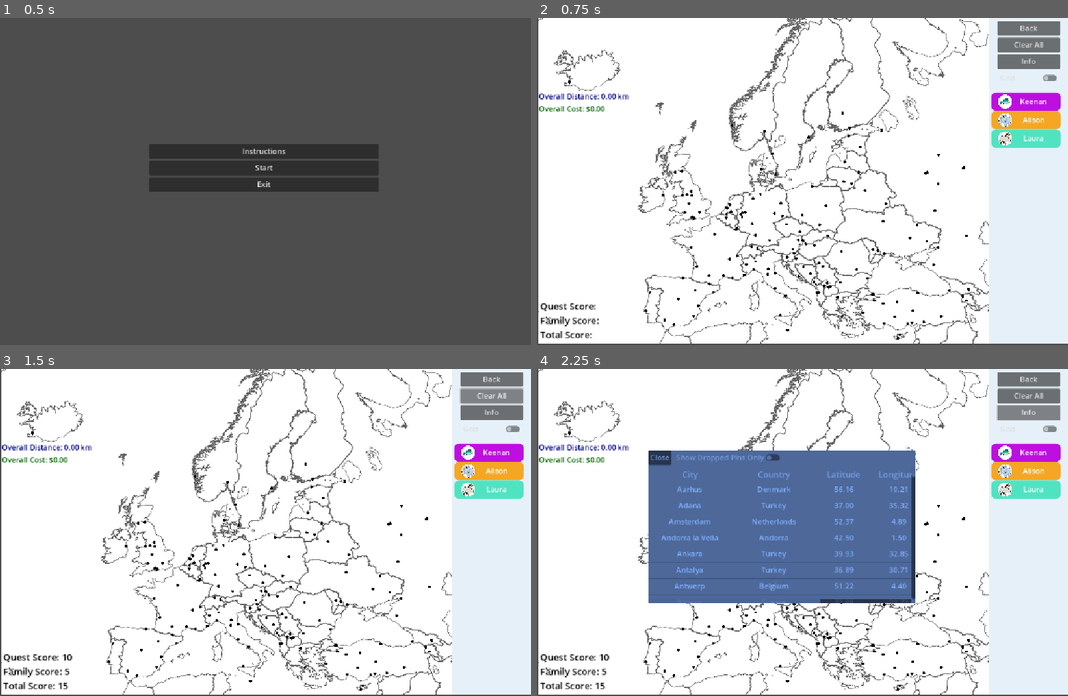
Above: before the commit, frames 1-4 (two rows, left to right).
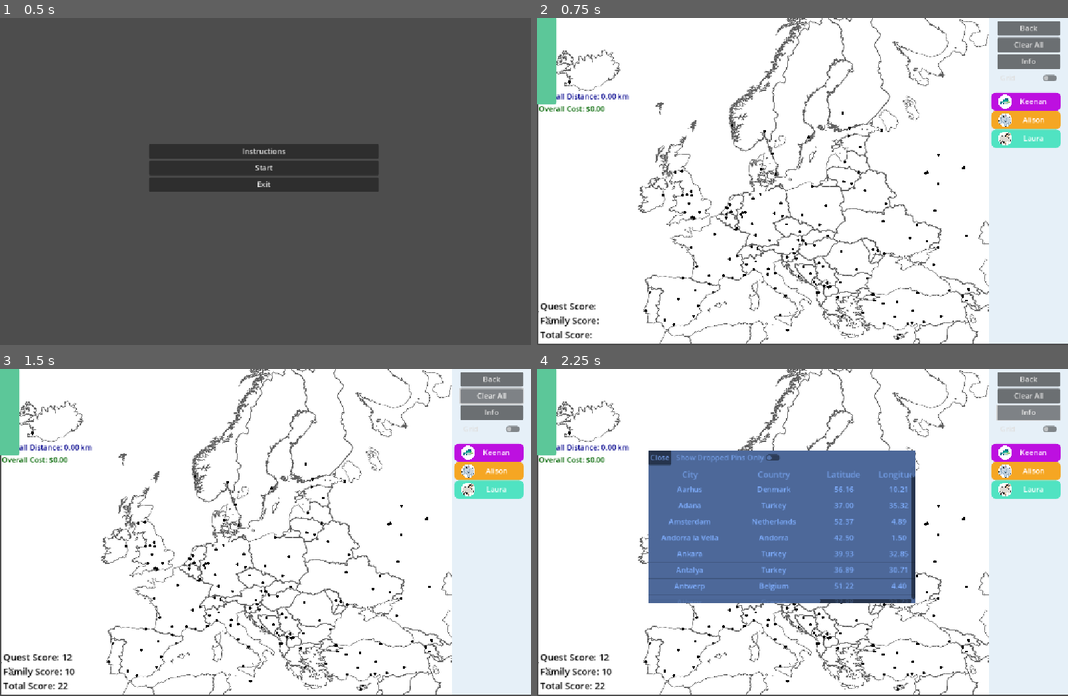
Above: after the commit, the same moments.

Repository: CanadianBoson/family-vacation
Game: Godot game, scene res://main_menu.tscn
The game is run twice, just before and just after one commit, with the same random seed, the same clock (stepped at 60 frames per second) and the same inputs.
Inputs:
- Up to frame 1 (0.5 s): no input
- Up to frame 2 (0.75 s): click "Start" at 0.5 s
- Up to frame 3 (1.5 s): click "Clear All" at 1.25 s
- Up to frame 4 (2.25 s): click "Info" at 2 s

Frame 1 is identical in both runs. In frame 2, 1.0% of the frame differs, in the area x 0-4%, y 0-27%; in frame 3, 1.0%, in the area x 0-15%, y 0-98%; in frame 4, 1.0%.

Commit message:
feat: add hover timer, more quests

Diff:
--- a/dropdown_data.json
+++ b/dropdown_data.json
@@ -53,7 +53,7 @@
 	"NoCapitals": {
 	  "text": "Plan a route that avoids all capital cities",
 	  "difficulty": 1,
-	  "incompatible": ["SomeCapitals"]
+	  "incompatible": ["SomeCapitals", "AllCapitals"]
 	},
 	"SomeCapitals": {
 	  "text": "Plan a route that goes to at least one capital city",
@@ -130,6 +130,16 @@
 	  "difficulty": 1,
 	  "incompatible": []
 	},
+	"StayAwayES": {
+	  "text": "Don't get within 200km of any Spanish city",
+	  "difficulty": 1,
+	  "incompatible": []
+	},
+	"StayAwayTR": {
+	  "text": "Don't get within 200km of any Turkish city",
+	  "difficulty": 1,
+	  "incompatible": []
+	},
 	"UniqueCityLetters": {
 	  "text": "Every city must start with a different letter",
 	  "difficulty": 4,
@@ -225,5 +235,30 @@
 	  "difficulty": 5,
 	  "incompatible": ["MaxJourneyDistance"]
 	},
+	"AllCapitals": {
+	  "text": "Only visit capitals",
+	  "difficulty": 3,
+	  "incompatible": ["NoCapitals"]
+	},
+	"TrainsWE": {
+	  "text": "All trains should go more West-East than North-South",
+	  "difficulty": 3,
+	  "incompatible": ["TrainsNS"]
+	},
+	"TrainsNS": {
+	  "text": "All trains should go more North-South than West-East",
+	  "difficulty": 3,
+	  "incompatible": ["TrainsWE"]
+	},
+	"PlanesWE": {
+	  "text": "All planes should go more West-East than North-South",
+	  "difficulty": 3,
+	  "incompatible": ["PlanesNS"]
+	},
+	"PlanesNS": {
+	  "text": "All planes should go more North-South than West-East",
+	  "difficulty": 3,
+	  "incompatible": ["PlanesWE"]
+	},
   }
 }
--- a/game_scene.gd
+++ b/game_scene.gd
@@ -32,6 +32,16 @@
 @onready var score_value_label = $ScoreTracker/ScoreValueLabel
 @onready var vertical_menu = $VerticalMenu # <-- Make sure you have this reference
 
+@onready var detailed_info_box = $DetailedInfoBox
+@onready var info_city_name = $DetailedInfoBox/VBoxContainer/CityNameLabel
+@onready var info_country = $DetailedInfoBox/VBoxContainer/CountryLabel
+@onready var info_lat = $DetailedInfoBox/VBoxContainer/LatLabel
+@onready var info_lon = $DetailedInfoBox/VBoxContainer/LonLabel
+@onready var info_population = $DetailedInfoBox/VBoxContainer/PopulationLabel
+@onready var info_capital = $DetailedInfoBox/VBoxContainer/CapitalLabel
+@onready var info_eu = $DetailedInfoBox/VBoxContainer/EULabel
+@onready var hover_timer = $HoverTimer
+
 var CAR_COLOR = Color.GREEN  # Green
 var BOAT_COLOR = Color.BLUE  # Blue
 var TRAIN_COLOR = Color.DARK_ORCHID
@@ -39,6 +49,7 @@
 
 # This defines how close (in pixels) the user must click to a valid spot.
 const CLICK_RADIUS = 3.0
+var currently_hovered_data = null
 
 # Store the currently hovered location data to display its city.
 var hovered_location_data = null
@@ -54,6 +65,12 @@
 	# Load pin locations via PinManager
 	pin_manager._load_pin_locations()
 
+		# --- Configure the Hover Timer ---
+	hover_timer.wait_time = 1.0 # 1-second delay
+	hover_timer.one_shot = true
+	hover_timer.timeout.connect(_on_hover_timer_timeout)
+	# -------------------------------
+
 	# Request a redraw after loading locations to show the circles.
 	queue_redraw()
 
@@ -88,38 +105,47 @@
 		_print_tree_with_types(child, indent + "  ")
 
 # This function is called for every input event.
-func _unhandled_input(event):
-	var click_position = event.position
-	var data_changed : bool = false
-	# Handle mouse clicks for dropping/removing pins.
+func _unhandled_input(event: InputEvent):
 	if event is InputEventMouseButton and event.is_pressed():
+		var click_position = event.position
+		var data_changed = false
 		if event.button_index == MOUSE_BUTTON_LEFT:
-			# Left-click to place a pin
-			var placed = pin_manager.place_pin_at_click(click_position, CLICK_RADIUS)
-			if placed:
+			if pin_manager.place_pin_at_click(click_position, CLICK_RADIUS):
 				data_changed = true
-
 		elif event.button_index == MOUSE_BUTTON_RIGHT:
-			# Right-click to remove a pin and its connecting lines
-			var removed = pin_manager.remove_pin_at_click(click_position, CLICK_RADIUS)
-			if removed:
+			if pin_manager.remove_pin_at_click(click_position, CLICK_RADIUS):
 				data_changed = true
-
 		if data_changed:
 			_update_game_state()
 
-	# Handle mouse motion for hovering and displaying city names.
 	if event is InputEventMouseMotion:
-		var mouse_position = event.position
-		var hovered_data = pin_manager.get_hovered_location(mouse_position, CLICK_RADIUS)
+		var mouse_pos = event.position
+		var hovered_data = pin_manager.get_hovered_location(mouse_pos, CLICK_RADIUS)
 
 		if hovered_data:
-			hover_label.text = hovered_data.city
-			hover_label.set("theme_override_colors/font_color", Color.DARK_ORCHID)
-			hover_label.position = mouse_position + Vector2(15, -10) # Offset label
-			hover_label.show()
+			# If we move over a NEW city
+			if hovered_data != currently_hovered_data:
+				currently_hovered_data = hovered_data
+
+				# Immediately show the simple label
+				hover_label.text = hovered_data.city
+				hover_label.add_theme_color_override("font_color", Color.DARK_BLUE)
+				hover_label.position = mouse_pos + Vector2(15, -10)
+				hover_label.show()
+
+				# Hide the detailed box and start the 1-second timer
+				detailed_info_box.hide()
+				hover_timer.start()
+			else:
+				# If we are still hovering the same city, just update UI positions
+				hover_label.position = mouse_pos + Vector2(15, -10)
+				_update_detailed_box_position()
 		else:
+			# If the mouse is not over any city, hide everything and stop the timer
+			currently_hovered_data = null
 			hover_label.hide()
+			detailed_info_box.hide()
+			hover_timer.stop()
 
 # This function is called when the node needs to be drawn.
 func _draw():
@@ -152,6 +178,52 @@
 
 			draw_line(start_point, end_point, line_color, 2)
 
+# --- New function called when the HoverTimer finishes ---
+func _on_hover_timer_timeout():
+	# Check if we are still hovering over the same city when the timer ends
+	if currently_hovered_data:
+		# Hide the simple label
+		hover_label.hide()
+
+		# Populate the detailed box with the stored data
+		_populate_detailed_info(currently_hovered_data)
+		_update_detailed_box_position()
+		detailed_info_box.show()
+
+# --- New helper function to fill the detailed info box labels ---
+func _populate_detailed_info(data):
+	info_city_name.text = data.get("city", "N/A")
+	info_country.text = "Country: " + data.get("country", "N/A")
+
+	info_lat.text = "Latitude: " + str(data.get("lat"))
+	info_lon.text = "Longitude: " + str(data.get("lng"))
+
+	var pop_val = data.get("population", 0)
+	info_population.text = "Population: " + str(int(pop_val / 1000)) + "k"
+
+	var is_capital_text = "Yes" if data.get("is_capital", false) else "No"
+	info_capital.text = "Capital: " + is_capital_text
+
+	var is_eu_text = "Yes" if data.get("is_eu", false) else "No"
+	info_eu.text = "EU: " + is_eu_text
+
+func _update_detailed_box_position():
+	var mouse_pos = get_global_mouse_position()
+	var screen_height = get_viewport_rect().size.y
+	var box_size = detailed_info_box.size
+
+	var new_pos = Vector2()
+
+	# If the mouse is in the bottom half of the screen
+	if mouse_pos.y > screen_height / 2:
+		# Position the box above the cursor
+		new_pos = mouse_pos + Vector2(15, -box_size.y - 15)
+	else:
+		# Position the box below the cursor (original behavior)
+		new_pos = mouse_pos + Vector2(15, 15)
+
+	detailed_info_box.position = new_pos
+
 # This function is called when the "Info" button is pressed.
 func _on_info_button_pressed():
 	# We pass all the valid location data from PinManager to the popup.
--- a/game_scene.tscn
+++ b/game_scene.tscn
@@ -108,6 +108,17 @@
 &"popup_info": SubResource("Animation_mj2jn")
 }
 
+[sub_resource type="StyleBoxFlat" id="StyleBoxFlat_udeyl"]
+bg_color = Color(0.360784, 0.780392, 0.6, 1)
+corner_radius_top_left = 5
+corner_radius_top_right = 5
+corner_radius_bottom_right = 5
+corner_radius_bottom_left = 5
+expand_margin_left = 2.0
+expand_margin_top = 2.0
+expand_margin_right = 2.0
+expand_margin_bottom = 2.0
+
 [node name="GameScene" type="Node2D"]
 script = ExtResource("1_po0ka")
 metadata/_edit_horizontal_guides_ = [360.0]
@@ -289,6 +300,38 @@
 theme_override_font_sizes/font_size = 20
 text = "Total Score: "
 
+[node name="DetailedInfoBox" type="PanelContainer" parent="."]
+z_index = 3
+offset_right = 40.0
+offset_bottom = 40.0
+theme_override_styles/panel = SubResource("StyleBoxFlat_udeyl")
+
+[node name="VBoxContainer" type="VBoxContainer" parent="DetailedInfoBox"]
+layout_mode = 2
+
+[node name="CityNameLabel" type="Label" parent="DetailedInfoBox/VBoxContainer"]
+layout_mode = 2
+
+[node name="CountryLabel" type="Label" parent="DetailedInfoBox/VBoxContainer"]
+layout_mode = 2
+
+[node name="LatLabel" type="Label" parent="DetailedInfoBox/VBoxContainer"]
+layout_mode = 2
+
+[node name="LonLabel" type="Label" parent="DetailedInfoBox/VBoxContainer"]
+layout_mode = 2
+
+[node name="PopulationLabel" type="Label" parent="DetailedInfoBox/VBoxContainer"]
+layout_mode = 2
+
+[node name="CapitalLabel" type="Label" parent="DetailedInfoBox/VBoxContainer"]
+layout_mode = 2
+
+[node name="EULabel" type="Label" parent="DetailedInfoBox/VBoxContainer"]
+layout_mode = 2
+
+[node name="HoverTimer" type="Timer" parent="."]
+
 [connection signal="pressed" from="MenuButtons/VBoxContainer/BackButton" to="." method="_on_back_button_pressed"]
 [connection signal="pressed" from="MenuButtons/VBoxContainer/ClearAllButton" to="." method="_on_clear_all_button_pressed"]
 [connection signal="pressed" from="MenuButtons/VBoxContainer/InfoButton" to="." method="_on_info_button_pressed"]
--- a/quest_manager.gd
+++ b/quest_manager.gd
@@ -39,9 +39,14 @@
 		"NoCrossThree": {"func": _check_cross_three, "expected": false},
 		"OnlyObtuse": {"func": _check_path_angles, "expected": true, "args": ["obtuse"]},
 		"OnlyAcute": {"func": _check_path_angles, "expected": true, "args": ["acute"]},
+		"TrainsWE": {"func": _check_journey_direction, "expected": true, "args": [2, "WE"]},
+		"TrainsNS": {"func": _check_journey_direction, "expected": true, "args": [2, "NS"]},
+		"PlanesWE": {"func": _check_journey_direction, "expected": true, "args": [3, "WE"]},
+		"PlanesNS": {"func": _check_journey_direction, "expected": true, "args": [3, "NS"]},
 		# stats
 		"NoCapitals": {"func": _check_no_capitals, "expected": true},
 		"SomeCapitals": {"func": _check_no_capitals, "expected": false},
+		"AllCapitals": {"func": _check_all_capitals, "expected": true},
 		"MinPopulation": {"func": _check_min_population, "expected": true},
 		"SomeSmallPopulation": {"func": _check_min_population, "expected": false},
 		"StayInEU": {"func": _check_stay_in_eu, "expected": true},
@@ -53,6 +58,8 @@
 		"StayAwayIT": {"func": _check_stay_away, "expected": true, "args": ["Italy"]},
 		"StayAwayPL": {"func": _check_stay_away, "expected": true, "args": ["Poland"]},
 		"StayAwayRU": {"func": _check_stay_away, "expected": true, "args": ["Russia"]},
+		"StayAwayES": {"func": _check_stay_away, "expected": true, "args": ["Spain"]},
+		"StayAwayTR": {"func": _check_stay_away, "expected": true, "args": ["Turkey"]},
 		# party_pooper
 		"MaxOverallCost": {"func": _check_overall_cost, "expected": true, "args": [5000.0, "max"]},
 		"MaxLegCost": {"func": _check_leg_cost, "expected": true, "args": [800.0, "max"]},
@@ -131,6 +138,13 @@
 			return false
 	return true
 
+func _check_all_capitals(dropped_pin_data: Array, _all_locations_data: Array, _num_menu_items: int) -> bool:
+	if dropped_pin_data.is_empty(): return true
+	for pin_data in dropped_pin_data:
+		if not pin_data.get("is_capital", false):
+			return false
+	return true
+
 func _check_no_capitals(dropped_pin_data: Array, _all_locations_data: Array, _num_menu_items: int) -> bool:
 	if dropped_pin_data.is_empty(): return true
 	for pin_data in dropped_pin_data:
@@ -262,6 +276,35 @@
 		if is_first_city_in_eu != is_second_city_in_eu:
 			crossings += 1
 	return crossings >= 3
+
+# Checks if all journeys of a specific transport type follow a WE or NS direction.
+func _check_journey_direction(transport_type: int, direction_type: String, dropped_pin_data: Array, _all_locations_data: Array, _num_menu_items: int) -> bool:
+	if dropped_pin_data.size() < 2:
+		return true # No journey legs, so condition is met by default.
+
+	if not is_instance_valid(pin_manager): return false
+
+	for i in range(dropped_pin_data.size() - 1):
+		var p1 = dropped_pin_data[i]
+		var p2 = dropped_pin_data[i+1]
+
+		var travel_mode = pin_manager.get_travel_mode(p1.index, p2.index)
+
+		# We only care about legs that match the required transport type.
+		if travel_mode == transport_type:
+			var travel_vector = p2.position - p1.position
+
+			if direction_type == "WE":
+				# For a West-East journey, the horizontal movement must be greater than the vertical.
+				if abs(travel_vector.x) < abs(travel_vector.y):
+					return false # This leg fails the check.
+			elif direction_type == "NS":
+				# For a North-South journey, the vertical movement must be greater than the horizontal.
+				if abs(travel_vector.y) < abs(travel_vector.x):
+					return false # This leg fails the check.
+
+	# If we checked all relevant legs and none failed, the condition is met.
+	return true
 
 # The signature for this function is now consistent with the others.
 func _check_stay_away(country: String, dropped_pin_data: Array, all_locations_data: Array, _num_menu_items: int) -> bool:
Not shown: 1 places in game_scene.tscn that only renumber resources
